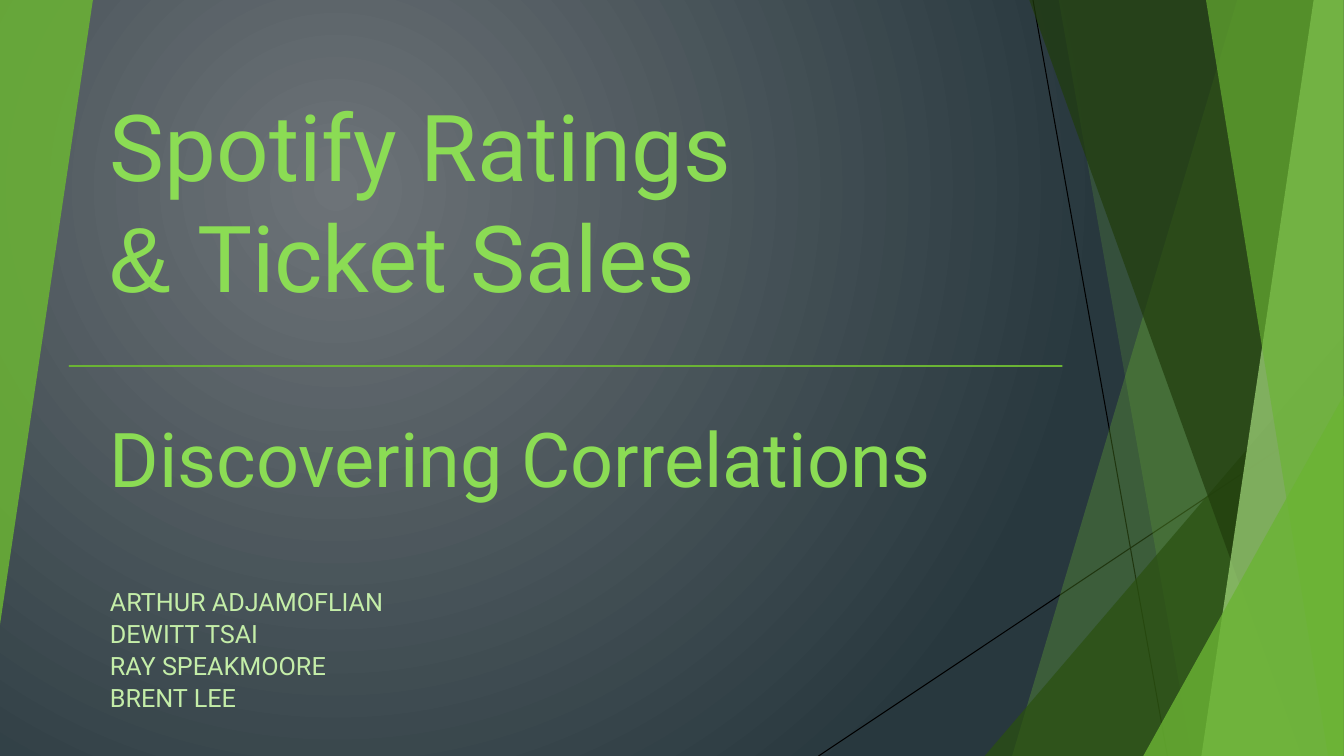
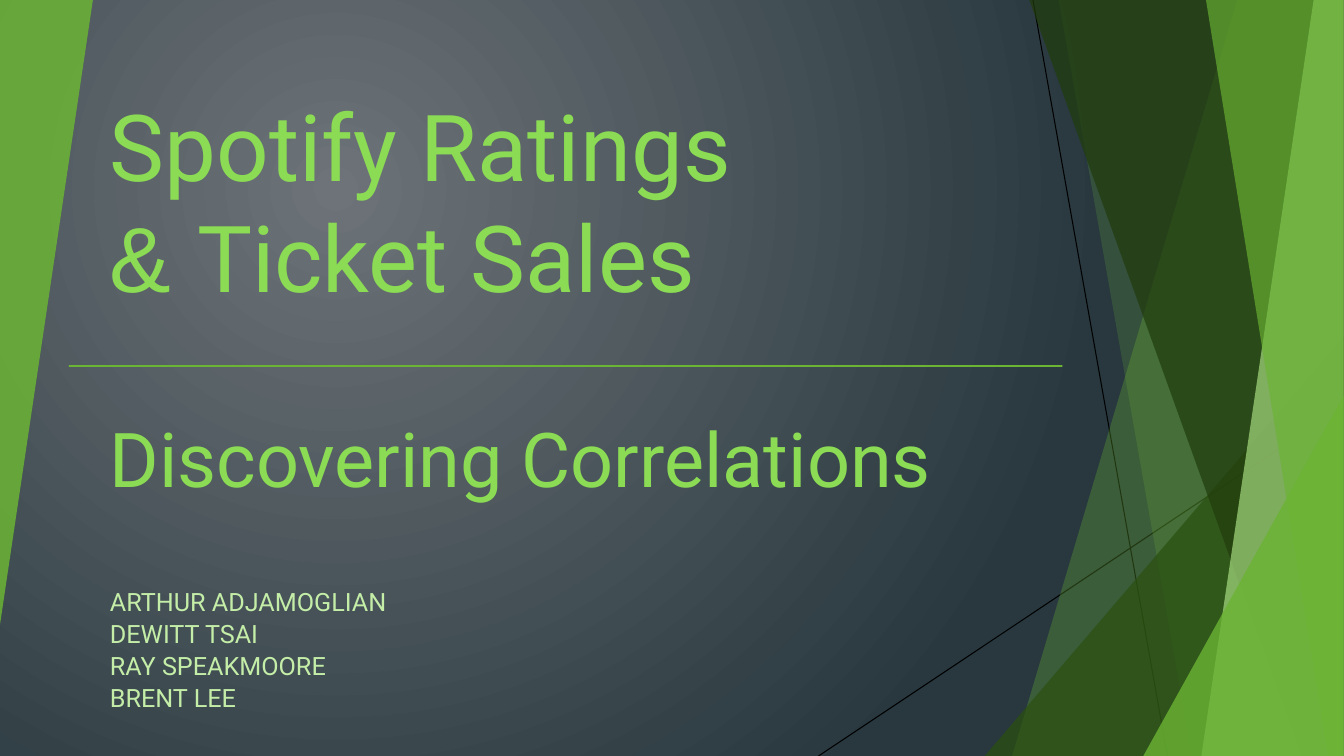
Before and after one commit to aadjamoglian/SpotifyAndTicketSales, a slide deck: slide 1 of 01_Project_-_Team_7_-_Spotify_Metrics_vs_Ticket_Sales.pptx. Drawn at 1344x756 pixels with LibreOffice and Linux fonts; fonts in the diff are those of the drawing. Boxes give left, top, right and bottom in pixels: in the first picture for what was removed or moved away, otherwise in the second. Text is boxed around its words. In the diff, an @@ line names an element or a change of style, - is before the commit and + after.

Commit message:
here

```diff
--- a/01_Project_-_Team_7_-_Spotify_Metrics_vs_Ticket_Sales.pptx
+++ b/01_Project_-_Team_7_-_Spotify_Metrics_vs_Ticket_Sales.pptx
@@ subtitle at [110, 593, 386, 611]: text changed @@
-ARTHUR ADJAMOFLIAN
+ARTHUR ADJAMOGLIAN
```
